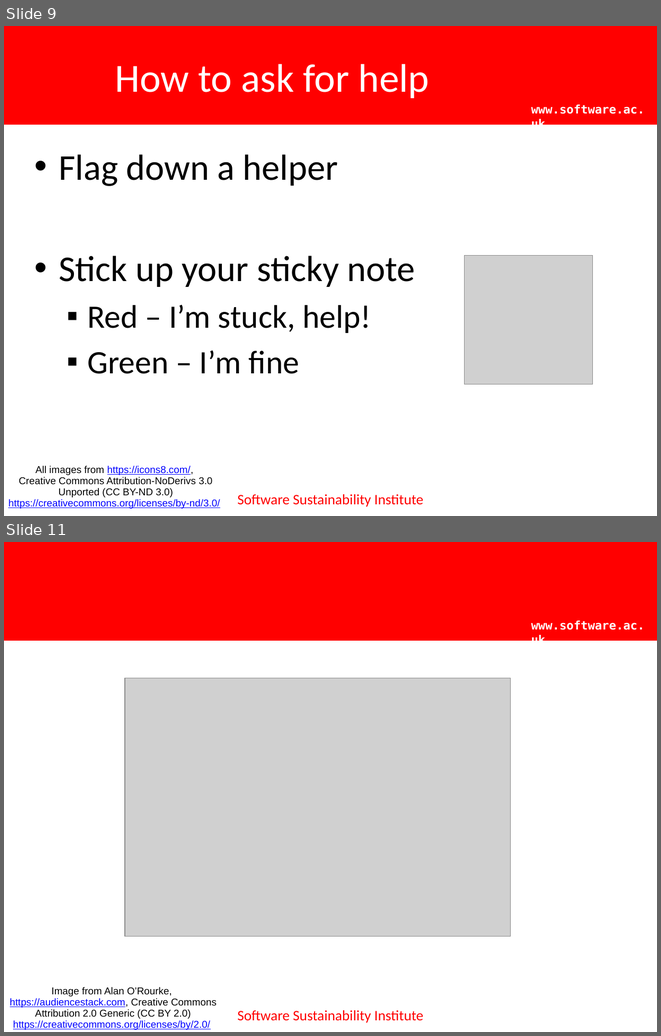
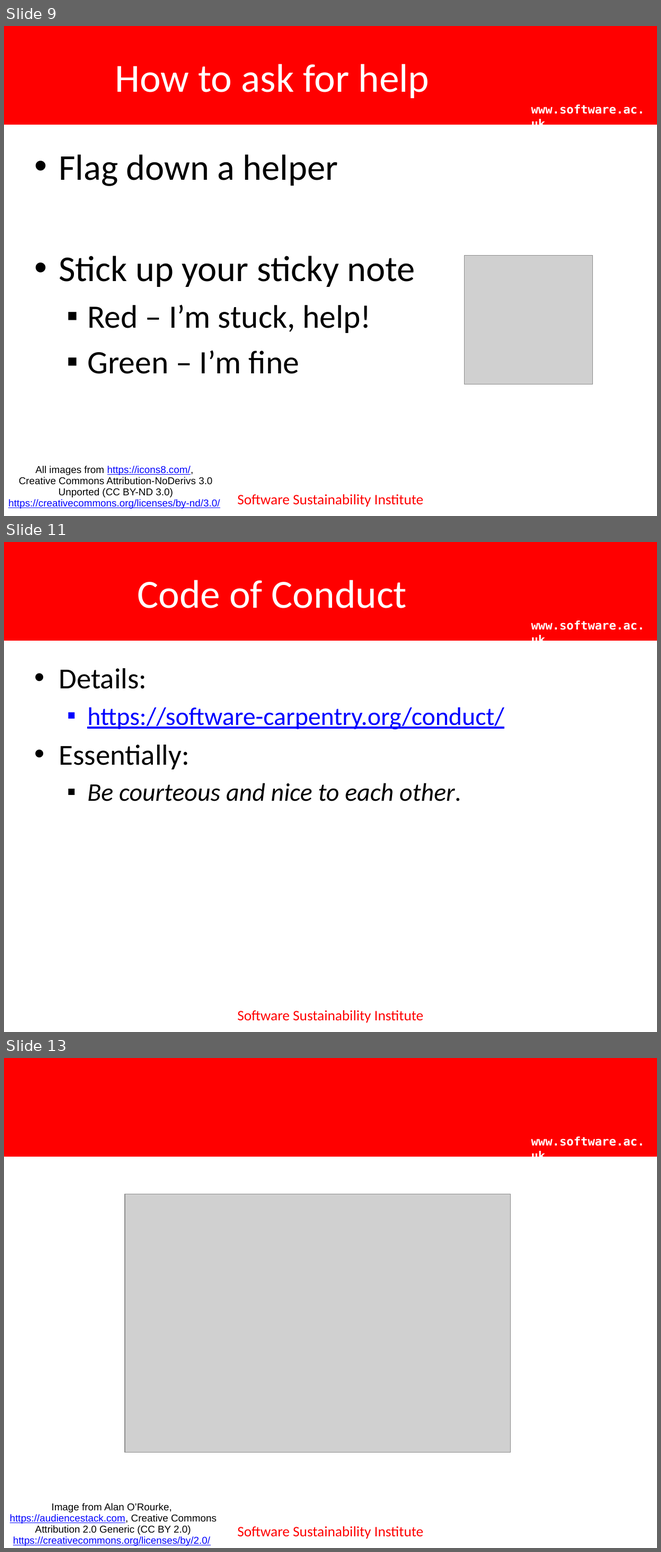
Before and after one commit to edcarp/2018-02-19-edinburgh, a slide deck: IntroductionConclusion.pptx. Shown one above the other, each under a label of ours: slides 9 and 11 before the commit, slides 9, 11 and 13 after it; the slides between them are not shown. The pictures are 661x1036 and 661x1552 pixels, drawn with LibreOffice and Linux fonts; fonts in the diff are those of the drawing; grey boxes stand for pictures; background and template pictures are left out. Boxes give left, top, right and bottom in pixels: in the first picture for what was removed or moved away, otherwise in the second. Text is boxed around its words. In the diff, an @@ line names an element or a change of style, - is before the commit and + after.

```diff
--- a/IntroductionConclusion.pptx
+++ b/IntroductionConclusion.pptx
@@ slide 11 added at (x1=4, y1=542, x2=657, y2=1032), background #FFFFFF; not listed: 3 template elements that a slide beside it also shows @@
@@ title added at (x1=137, y1=580, x2=407, y2=608), 44 pt, text #FFFFFF @@
+Code of Conduct
@@ text added at (x1=59, y1=668, x2=504, y2=801), 28 pt, text #000000 @@
+• Details:
+  ▪ https://software-carpentry.org/conduct/
+• Essentially:
+  ▪ Be courteous and nice to each other.
@@ what was slide 11 is now slide 13 @@
```
Also in this commit, not shown: 1 slide changed, 1 other slide added.
